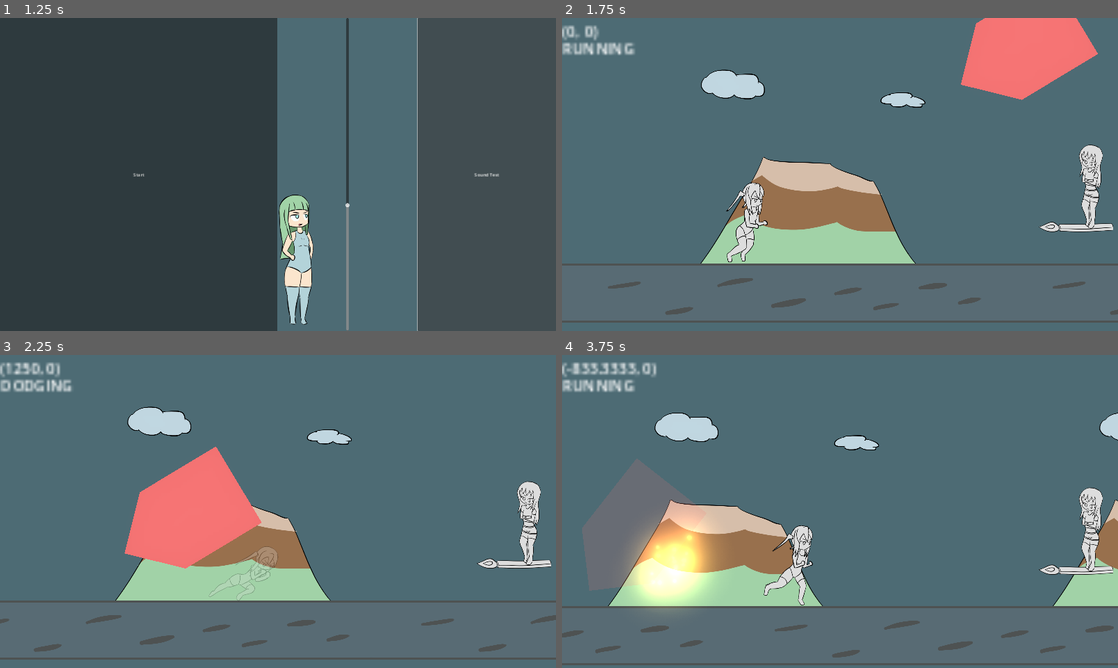
Above: before the commit, frames 1-4 (two rows, left to right).
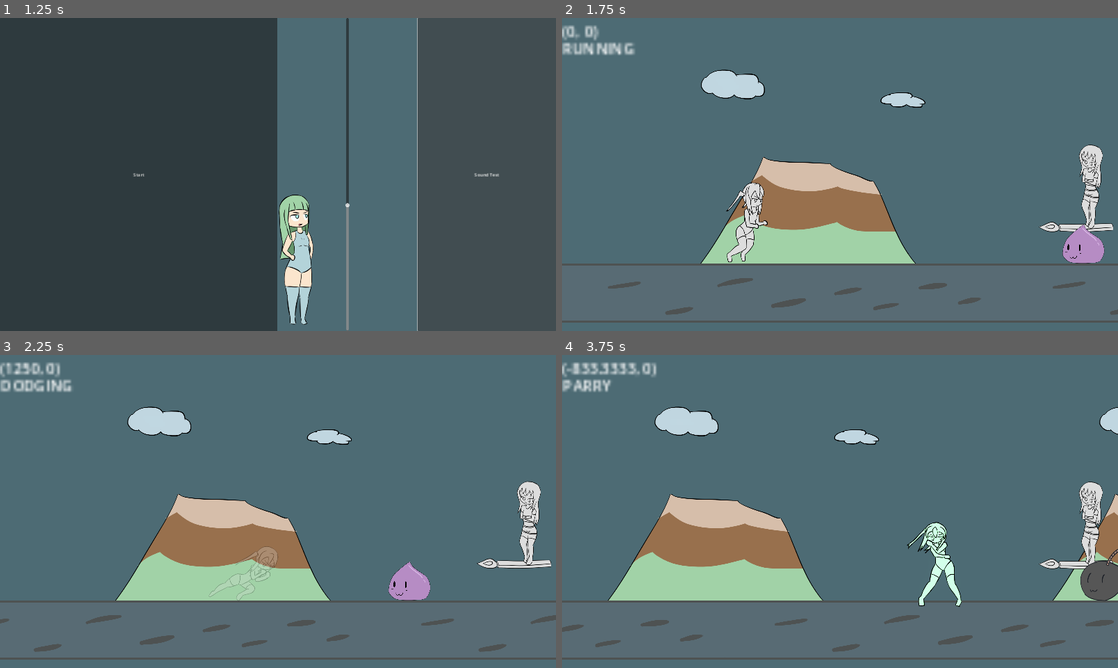
Above: after the commit, the same moments.

Repository: BeatMil/Animurun
Game: Godot game, scene res://scenes/main_menu.tscn
The game is run twice, just before and just after one commit, with the same random seed, the same clock (stepped at 60 frames per second) and the same inputs.
Inputs:
- Up to frame 1 (1.25 s): click "Sound Test" at 0.5 s
- Up to frame 2 (1.75 s): click "Start" at 1.25 s
- Up to frame 3 (2.25 s): hold D (move_right) from 2.03 s (still down); hold K (dodge) from 2.03 s (still down)
- Up to frame 4 (3.75 s): tap Space (jump) at 2.27, 3.02 s; release K (dodge) at 2.78 s; tap L (attack) at 2.85 s; tap K (dodge) at 3.05 s; release D (move_right) at 3.53 s; hold A (move_left) from 3.53 s (still down); hold J (block) from 3.53 s (still down)

Frame 1 is identical in both runs. In frame 2, 5.3% of the frame differs, in the area x 71-98%, y 0-79%; in frame 3, 6.4%; in frame 4, 18%, in the area x 0-100%, y 7-100%.

Commit message:
Refactor phase helper
That took way too long T^T

Diff:
--- a/nodes/taiga.tscn
+++ b/nodes/taiga.tscn
@@ -207,7 +207,7 @@
 
 [sub_resource type="Animation" id="Animation_6gr5i"]
 resource_name = "mad"
-length = 2.0
+length = 0.5
 tracks/0/type = "value"
 tracks/0/imported = false
 tracks/0/enabled = true
@@ -251,7 +251,7 @@
 tracks/3/interp = 1
 tracks/3/loop_wrap = true
 tracks/3/keys = {
-"times": PackedFloat32Array(0, 0.3, 2),
+"times": PackedFloat32Array(0, 0.3, 0.5),
 "transitions": PackedFloat32Array(1, 1, 1),
 "update": 0,
 "values": [Vector2(0, 0), Vector2(0, 0), Vector2(699, -4)]
--- a/scripts/forest.gd
+++ b/scripts/forest.gd
@@ -1,4 +1,14 @@
 extends Node
+
+
+enum Phases {
+	TUTORIAL,
+	ONE,
+	ONE_TO_TWO,
+	TWO,
+	TWO_TO_THREE,
+	THREE,
+	}
 
 
 # Preloads
@@ -10,16 +20,19 @@
 
 
 # Configs
-# var enemy_spawn_order: Array = [spawn_triple01, spawn_triple02, spawn_triple03, spawn_triple04, spawn_triple05, spawn_five_bombs, spawn_five_ground_bombs, spawn_2rock_1speed, spawn_2rock_1slime, spawn_slime_rocks, spawn_2bomb_rock_slime]
-# var enemy_spawn_order: Array = [spawn_boom_slime_sword]
-# var enemy_spawn_order: Array = [spawn_boom_slime_hand]
-var enemy_spawn_order: Array = [spawn_slime, spawn_bomby]
-# var enemy_spawn_order: Array = [spawn_spike]
+var enemy_spawn_order: Array = []
 var order_index: int = 0 # spawner helper
 var is_random_spawn = false
 var rng = RandomNumberGenerator.new()
-var tutorial_phase_helper = 3
-var phase_helper = 0
+var taiga_hp = 0
+var phase_helper = -1 # choose phase then minus 1
+var phase_transition_helper = false
+
+
+# Phases
+var tutorial_phase_enemy_order: Array = [spawn_slime, spawn_bomby]
+var phase_one_enemy_order: Array = [spawn_parry_dodge_chain, spawn_two_slime, spawn_spike]
+var phase_two_enemy_order: Array = [spawn_tank]
 
 
 # Reference
@@ -38,14 +51,18 @@
 
 
 func spawner() -> void:
-	if tutorial_phase_helper >= 8: # Finish phase one!
-		phase_two_transition()
-		phase_helper = 2
-	elif tutorial_phase_helper >= 2: # chiichan hits 2 slimes to end tutorial phase
-		spawn_phase_one()
-		phase_helper = 1
-
-	if not enemy_spawn_order.size():
+	if taiga_hp <= 0:
+		phase_helper += 1
+		if phase_helper == Phases.TUTORIAL:
+			spawn_tutorial_phase()
+		elif phase_helper == Phases.ONE:
+			spawn_phase_one()
+		elif phase_helper == Phases.ONE_TO_TWO:
+			spawn_phase_two_transition()
+		elif phase_helper == Phases.TWO:
+			spawn_phase_two()
+
+	if not enemy_spawn_order.size(): # don't spawn when array is empty
 		return
 
 	if is_random_spawn:
@@ -58,24 +75,36 @@
 	order_index = (order_index + 1) % enemy_order_size
 
 
+func phase_transition_checker():
+	if phase_helper == Phases.TWO:
+		phase_transition_helper = true
+	elif phase_helper == Phases.THREE:
+		phase_transition_helper = true
+
+
 func spawn_tutorial_phase() -> void:
-	if phase_helper >= 2: # only do this once enter phase 2
-		return
-	enemy_spawn_order = [spawn_slime, spawn_bomby]
+	taiga_hp = 2
+	enemy_spawn_order = tutorial_phase_enemy_order
+	enemy_order_size = enemy_spawn_order.size()
 
 
 func spawn_phase_one() -> void:
-	if phase_helper >= 1: # only do this once enter phase 1
-		return
+	taiga_hp = 6
 	order_index = 0
-	# enemy_spawn_order = [spawn_parry_dodge_chain, spawn_two_slime, spawn_spike]
-	enemy_spawn_order = [spawn_tank]
-	enemy_order_size = enemy_spawn_order.size()
-
-
-func phase_two_transition() -> void:
+	enemy_spawn_order = phase_one_enemy_order
+	enemy_order_size = enemy_spawn_order.size()
+
+
+func spawn_phase_two_transition() -> void:
+	taiga_hp = 1
 	order_index = 0
 	enemy_spawn_order = [spawn_boom_slime_hand]
+	enemy_order_size = enemy_spawn_order.size()
+
+
+func spawn_phase_two() -> void:
+	order_index = 0
+	enemy_spawn_order = phase_two_enemy_order
 	enemy_order_size = enemy_spawn_order.size()
 
 
--- a/scripts/taiga.gd
+++ b/scripts/taiga.gd
@@ -17,6 +17,8 @@
 func _on_animation_player_animation_finished(anim_name) -> void:
 	if anim_name == "push" or anim_name == "hurt":
 		$AnimationPlayer.play("idle")
+	elif anim_name == "mad":
+		$"..".spawner()
 
 
 func _on_body_entered(body) -> void:
@@ -32,7 +34,7 @@
 		body.let_blue_spark_go()
 		body.hurt()
 		hurt()
-		$"..".tutorial_phase_helper += 1 # progress through tutorial phase
+		$"..".taiga_hp -= 1 # progress through tutorial phase
 
 		if body.is_boom_slime: # hit by chiichan super_hit
 			$AnimationPlayer.queue("mad")
Not shown: 1 places in nodes/taiga.tscn that only renumber resources
